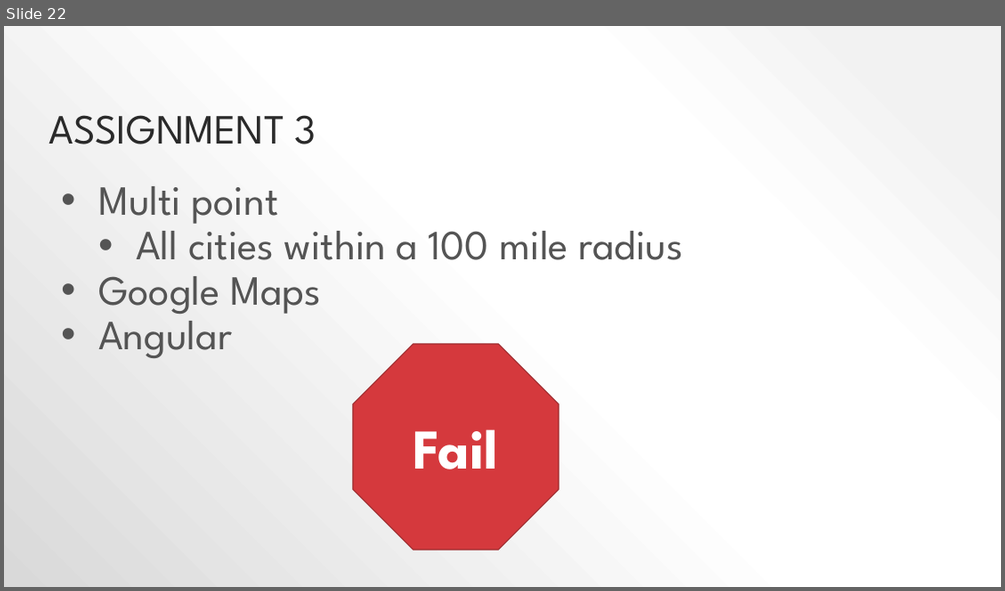
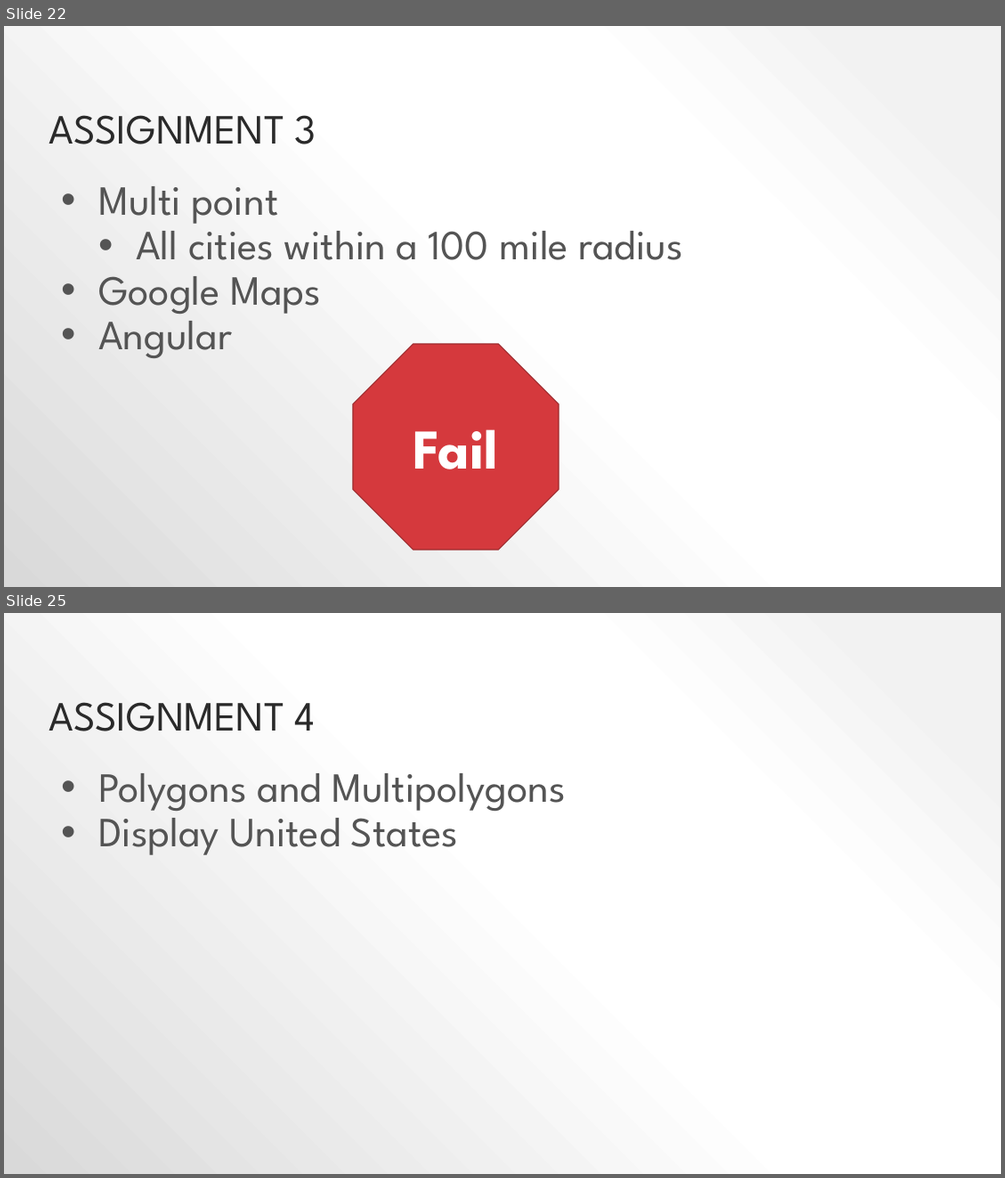
Before and after one commit to pjsteele/techtalksky, a slide deck: presentation/techTalk.pptx. Shown one above the other, each under a label of ours: slide 22 before the commit, slides 22 and 25 after it; the slides between them are not shown. The pictures are 1005x591 and 1005x1178 pixels, drawn with LibreOffice and Linux fonts; fonts in the diff are those of the drawing. Boxes give left, top, right and bottom in pixels: in the first picture for what was removed or moved away, otherwise in the second. Text is boxed around its words. In the diff, an @@ line names an element or a change of style, - is before the commit and + after.

```diff
--- a/presentation/techTalk.pptx
+++ b/presentation/techTalk.pptx
@@ slide 25 added at (4,613,1001,1174), background gradient #F2F2F2 to #FFFFFF to #D9D9D9 @@
@@ title added at (48,702,316,731), 40 pt, text #2A2A2A @@
+ASSIGNMENT 4
@@ text added at (98,773,566,855), 40 pt, text #545454 @@
+• Polygons and Multipolygons
+• Display United States
```
Also in this commit, not shown: 1 slide changed, 4 other slides added, 6 slides removed, 4 other files.
